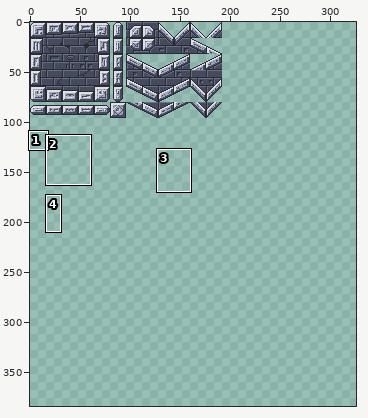
Two versions of one sprite sheet, Assets/Art/Sprites/TilesetComplete.png. The first picture is a wide view before the edit; the outline marks the close-up.
Close-up. The starting point:
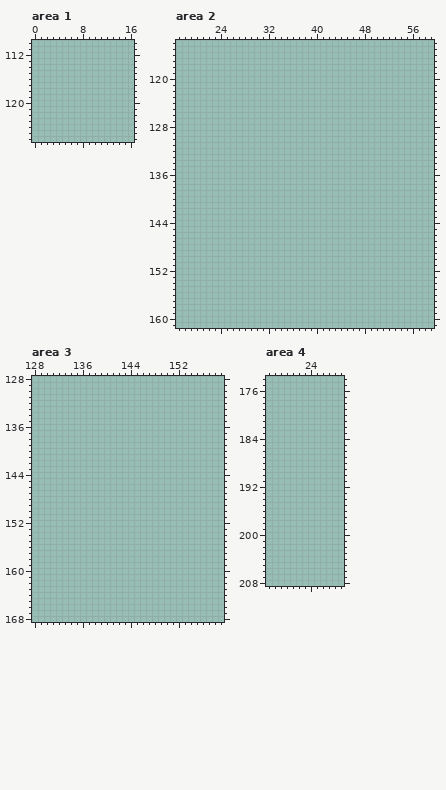
The file is 384x384 pixels. Pixels under 10% opacity are left out. Colours within 5 levels of each other are drawn and written as one. Shown: area 1: x 0..16, y 110..126; area 2: x 17..59, y 114..161; area 3: x 128..159, y 128..168; area 4: x 17..29, y 174..208. The wide view leaves out empty margins. The commit also changed other parts of the picture, which this record leaves out.
After:
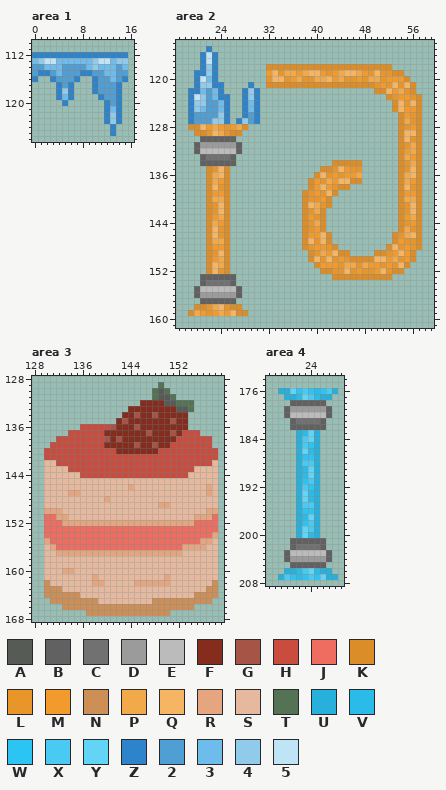
Palette (. is transparent): A #565b55  B #616161  C #717171  D #9b9b9b  E #bbbbbb  F #852c1d  G #a65446  H #c94c3f  J #ef6d60  K #db8d27  L #e8962a  M #f29b2c  N #ce8f56  P #f2a949  Q #f6b562  R #e4a57f  S #e6b89d  T #547355  U #27b0db  V #2abbe8  W #2cc4f2  X #49caf2  Y #62d4f6  Z #2d84ca  2 #4f9ed4  3 #6ebcec  4 #90cbec  5 #bfe4f6
Difference:
Area 1:
y 112: x 0..15 ................ -> ZZZZZZZZZZZZZZZZ
y 113: x 0..15 ................ -> 3455333333455344
y 114: x 0..15 ................ -> 2233322223433323
y 115: x 0..15 ................ -> 2ZZ23222ZZ223322
y 116: x 0 . -> Z; x 3..7 ..... -> Z222Z; x 10..15 ...... -> Z2232Z
y 117: x 4..6 ... -> Z2Z; x 10..14 ..... -> Z222Z
y 118: x 4..6 ... -> Z4Z; x 10..14 ..... -> Z222Z
y 119: x 4..6 ... -> Z3Z; x 11..14 .... -> Z22Z
y 120: x 5 . -> Z; x 12..14 ... -> Z2Z
y 121: x 12..14 ... -> Z3Z
y 122..123: x 12..14 ... -> Z4Z
y 124..125: x 13 . -> Z
Area 2:
y 115: x 22 . -> Z
y 116..117: x 21..23 ... -> Z5Z
y 118: x 21..23 ... -> Z4Z; x 32..52 ..................... -> KKKKKKKKKKKKKKKKKKKKK
y 119: x 20..23 .... -> ZZ4Z; x 32..54 ....................... -> MQLPPMPQQMLMPQQPMLQLLKK
y 120: x 20..23 .... -> Z53Z; x 32..55 ........................ -> LQQLMPLLPPQMPLLMLPPLMMMK
y 121: x 20..24 ..... -> Z44ZZ; x 29 . -> Z; x 32..56 ......................... -> KKKKKKKKKKKKKKKKKKLMLQLQK
y 122: x 19..24 ...... -> ZZ323Z; x 28..30 ... -> Z4Z; x 50..56 ....... -> KKQMPLK
y 123: x 19..25 ....... -> Z5423ZZ; x 28..30 ... -> Z4Z; x 52..57 ...... -> KLMMLK
y 124: x 19..25 ....... -> Z44223Z; x 28..30 ... -> Z3Z; x 53..57 ..... -> KQLQK
y 125: x 19..25 ....... -> Z43223Z; x 28..30 ... -> Z3Z; x 53..57 ..... -> KQMMK
y 126: x 19..25 ....... -> Z22224Z; x 28..30 ... -> Z2Z; x 54..57 .... -> KMLK
y 127: x 19..25 ....... -> Z22244Z; x 27..30 .... -> Z42Z; x 54..57 .... -> KPLK
y 128: x 19..28 .......... -> KKQMPMLMPK; x 54..57 .... -> KLMK
y 129: x 20..27 ........ -> KKLQPLKK; x 54..57 .... -> KQQK
y 130: x 21..26 ...... -> BBBBBB; x 54..57 .... -> KQLK
y 131: x 20..27 ........ -> BDDDDDDB; x 54..57 .... -> KLPK
y 132: x 20..27 ........ -> BEEEEEEB; x 54..57 .... -> KMPK
y 133: x 21..26 ...... -> BCCCCB; x 54..57 .... -> KPMK
y 134: x 21..26 ...... -> BBBBBB; x 43..47 ..... -> KKKKK; x 54..57 .... -> KLPK
y 135: x 22..25 .... -> KLQK; x 41..47 ....... -> KKLQMLL; x 54..57 .... -> KLQK
y 136: x 22..25 .... -> KPQK; x 40..47 ........ -> KQLMLMMP; x 54..57 .... -> KPQK
y 137: x 22..25 .... -> KPMK; x 39..47 ......... -> KMLPMQQKK; x 54..57 .... -> KPMK
y 138: x 22..25 .... -> KQLK; x 39..45 ....... -> KMQMLKK; x 54..57 .... -> KQLK
y 139: x 22..25 .... -> KMMK; x 38..43 ...... -> KLMLQK; x 54..57 .... -> KMMK
y 140: x 22..25 .... -> KPPK; x 38..42 ..... -> KLLMK; x 54..57 .... -> KPPK
y 141: x 22..25 .... -> KLQK; x 38..42 ..... -> KQPLK; x 54..57 .... -> KLQK
y 142: x 22..25 .... -> KLQK; x 38..41 .... -> KLPK; x 54..57 .... -> KLQK
y 143: x 22..25 .... -> KMPK; x 38..41 .... -> KMLK; x 54..57 .... -> KMPK
y 144: x 22..25 .... -> KPMK; x 38..41 .... -> KLPK; x 54..57 .... -> KLMK
y 145: x 22..25 .... -> KQLK; x 38..41 .... -> KLMK; x 54..57 .... -> KPLK
y 146: x 22..25 .... -> KQLK; x 38..42 ..... -> KMMQK; x 53..57 ..... -> KLPQK
y 147: x 22..25 .... -> KPPK; x 38..42 ..... -> KQLQK; x 53..57 ..... -> KMLLK
y 148: x 22..25 .... -> KMMK; x 38..43 ...... -> KLMMLK; x 52..57 ...... -> KQLMLK
y 149: x 22..25 .... -> KLQK; x 39..45 ....... -> KLPMQKK; x 50..56 ....... -> KKLMQMK
y 150: x 22..25 .... -> KMPK; x 39..56 .................. -> KQLQLMLKKKKQQMPLMK
y 151: x 22..25 .... -> KQPK; x 40..55 ................ -> KMMMLPPLPMMLMLQK
y 152: x 22..25 .... -> KQLK; x 41..54 .............. -> KKLLQLMLLMQLKK
y 153: x 21..26 ...... -> BBBBBB; x 43..52 .......... -> KKKKKKKKKK
y 154: x 21..26 ...... -> BCCCCB
y 155: x 20..27 ........ -> BEEEEEEB
y 156: x 20..27 ........ -> BDDDDDDB
y 157: x 21..26 ...... -> BBBBBB
y 158: x 20..27 ........ -> KKLPQLKK
y 159: x 19..28 .......... -> KPMLMPMQKK
Area 3:
y 129: x 149 . -> T
y 130: x 148..150 ... -> TAT
y 131: x 148..151 .... -> TAAT
y 132: x 146..154 ......... -> FFFFAATTT
y 133: x 144..154 ........... -> FFFFFFFFAAT
y 134: x 143..153 ........... -> FFGFFGFFFFF
y 135: x 142..153 ............ -> FGFFFFFFFGFF
y 136: x 136..153 .................. -> HHHHHGFFFGFFFFFFFF
y 137: x 134..155 ...................... -> HHHHHHFFFFFFFGFFFGFHHH
y 138: x 132..157 .......................... -> HHHHHHHHGFGFFFFFFFFFHHHHHH
y 139: x 131..157 ........................... -> HHHHHHHHHFFFFFGFFGFFHHHHHHH
y 140: x 130..158 ............................. -> HHHHHHHHHHHHFFFFFFFHHHHHHHHHH
y 141: x 130..158 ............................. -> HHHHHHHHHHHHHHHHHHHHHHHHHHHHH
y 142: x 130..158 ............................. -> SSHHHHHHHHHHHHHHHHHHHHHHHHHHS
y 143: x 130..158 ............................. -> SSSSHHHHHHHHHHHHHHHHHHHHHSSSS
y 144: x 130..158 ............................. -> SSSSSSHHHHHHHHHHHHHHHHHHSSSSS
y 145: x 130..158 ............................. -> SSSSSSSSSSSSSSSSSSSSSSSSSSSSS
y 146: x 130..158 ............................. -> SSSSSSSSSSSSSSRSSSSSSSSSSSSRS
y 147: x 130..158 ............................. -> SSSSRRSSSSSSSSSSSSSSSSSSSSSRS
y 148: x 130..158 ............................. -> SSSSSSSSSSRSSSSSSSSSSSSSSSSSS
y 149: x 130..158 ............................. -> SSSSSSSSSSSSSSSSSSSRRSSSSSSSS
y 150: x 130..158 ............................. -> RRRSSSSSSSSSSSSSSSSSSSSSSSSRR
y 151: x 130..158 ............................. -> JJRRSSSSSSSSSSSSSSSSSSSSSRRRJ
y 152: x 130..158 ............................. -> JJJRRRRRRRRRRRRRRRRRRRRRRJJJJ
y 153: x 130..158 ............................. -> JJJJJJJJJJJJJJJJJJJJJJJJJJJJJ
y 154: x 130..158 ............................. -> JJJJJJJJJJJJJJJJJJJJJJJJJJJJR
y 155: x 130..158 ............................. -> RJJJJJJJJJJJJJJJJJJJJJJJJJRRS
y 156: x 130..158 ............................. -> SRJJJJJJJJJJJJJJJJJJJJJRRRRSS
y 157: x 130..158 ............................. -> SSRRRRRRRRRRRRRRRRRRRRRSSSSSS
y 158..159: x 130..158 ............................. -> SSSSSSSSSSSSSSSSSSSSSSSSSSSSS
y 160: x 130..158 ............................. -> SSSRRSSSSSSSSSSSSSSSSSSSSSSSS
y 161: x 130..158 ............................. -> SSSSSSSSRSSSSSSSSSSSRSSSSSSSS
y 162: x 130..158 ............................. -> NSSSSSSSRRSSSSSRRRRRRSSSSSSSN
y 163: x 130..158 ............................. -> NNNSSSSSSSSSSSSSSSSSSSSSSSSNN
y 164: x 130..158 ............................. -> NNNNNNSSSSSSSSSSSSSSSSSSSNNNN
y 165: x 131..157 ........................... -> NNNNNNNNSSSSSSSSSNNNNNNNNNN
y 166: x 133..154 ...................... -> NNNNNNNNNNNNNNNNNNNNNN
y 167: x 137..150 .............. -> NNNNNNNNNNNNNN
Area 4:
y 176: x 19..28 .......... -> UUYWXWVWXU
y 177: x 20..27 ........ -> UUVYXVUU
y 178: x 21..26 ...... -> BBBBBB
y 179: x 20..27 ........ -> BDDDDDDB
y 180: x 20..27 ........ -> BEEEEEEB
y 181: x 21..26 ...... -> BCCCCB
y 182: x 21..26 ...... -> BBBBBB
y 183: x 22..25 .... -> UVYU
y 184: x 22..25 .... -> UXYU
y 185: x 22..25 .... -> UXWU
y 186: x 22..25 .... -> UYVU
y 187: x 22..25 .... -> UWWU
y 188: x 22..25 .... -> UXXU
y 189..190: x 22..25 .... -> UVYU
y 191: x 22..25 .... -> UWXU
y 192: x 22..25 .... -> UXWU
y 193..194: x 22..25 .... -> UYVU
y 195: x 22..25 .... -> UXXU
y 196: x 22..25 .... -> UWWU
y 197: x 22..25 .... -> UVYU
y 198: x 22..25 .... -> UWXU
y 199: x 22..25 .... -> UYXU
y 200: x 22..25 .... -> UYVU
y 201: x 21..26 ...... -> BBBBBB
y 202: x 21..26 ...... -> BCCCCB
y 203: x 20..27 ........ -> BEEEEEEB
y 204: x 20..27 ........ -> BDDDDDDB
y 205: x 21..26 ...... -> BBBBBB
y 206: x 20..27 ........ -> UUVXYVUU
y 207: x 19..28 .......... -> UXWVWXWYUU
Where, in picture pixels (left, top, right, bottom), the same in both close-ups:
added: (32, 52, 128, 136)
added: (188, 46, 422, 316)
added: (44, 382, 218, 616)
added: (278, 388, 338, 580)
